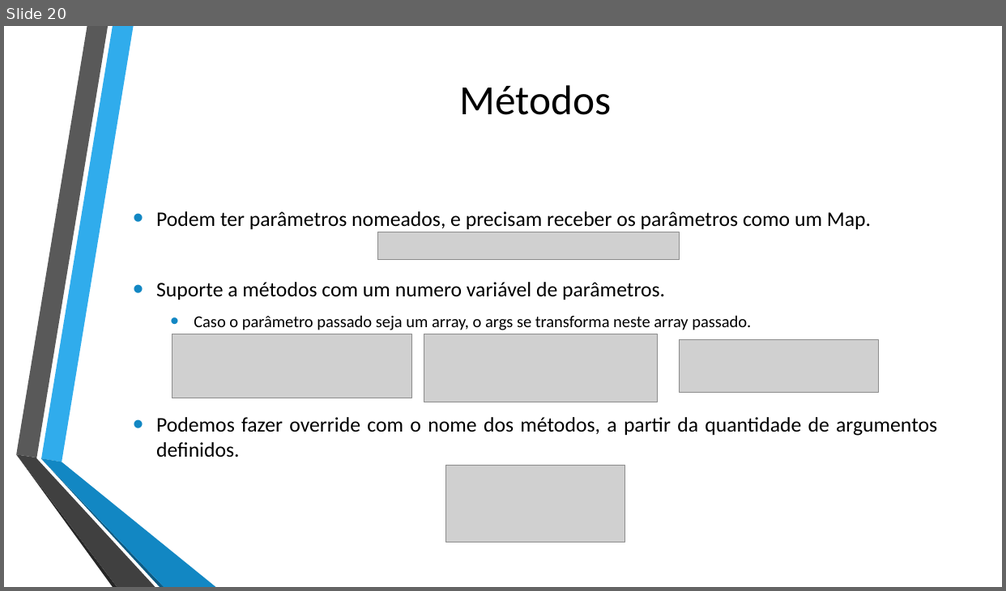
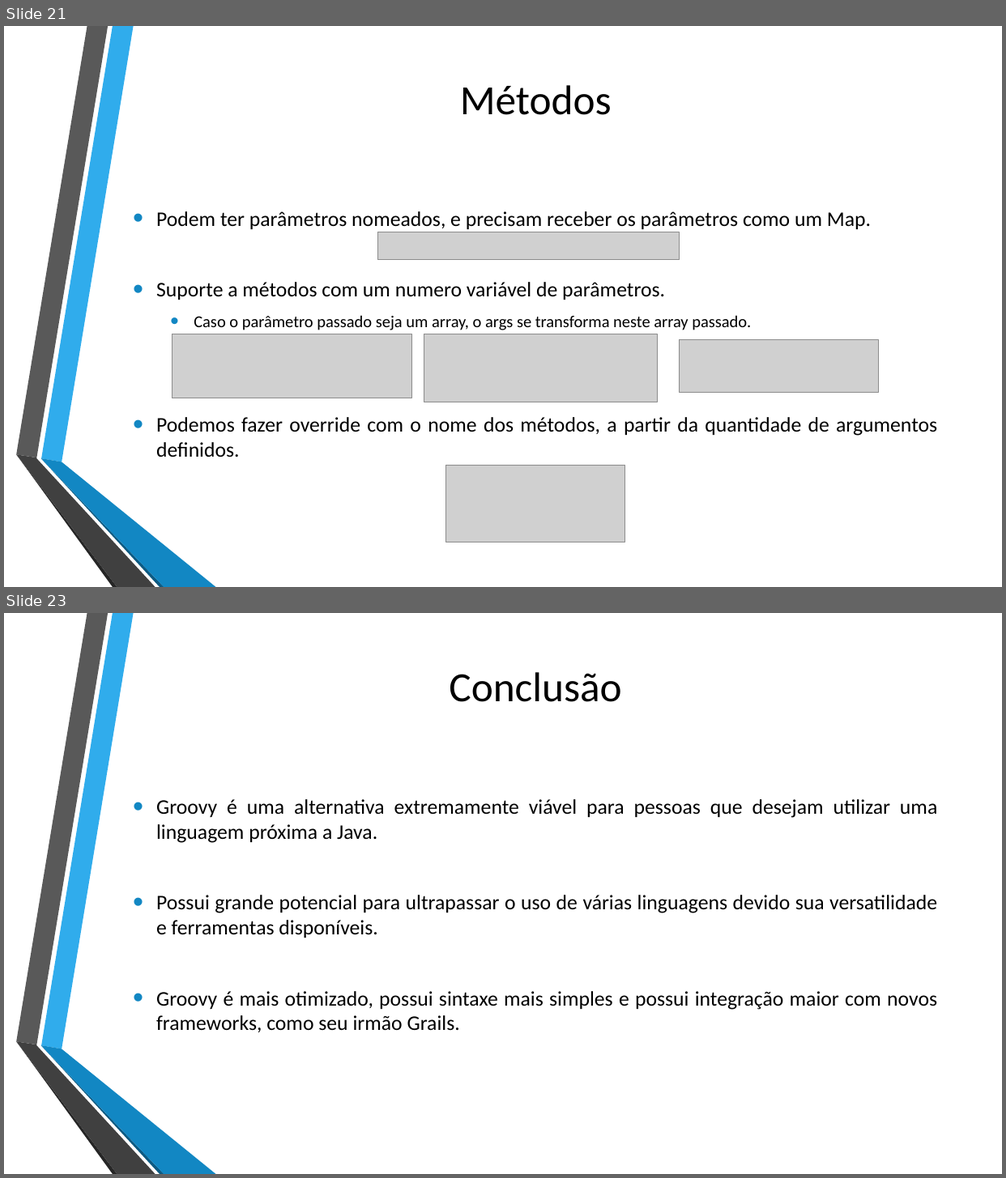
Before and after one commit to Sevzera/lp-cefet, a slide deck: Seminario/Apresentacao Groovy.pptx. Shown one above the other, each under a label of ours: slide 20 before the commit, slides 21 and 23 after it; the slides between them are not shown. The pictures are 1006x591 and 1006x1178 pixels, drawn with LibreOffice and Linux fonts; fonts in the diff are those of the drawing; grey boxes stand for pictures; background and template pictures are left out. Boxes give left, top, right and bottom in pixels: in the first picture for what was removed or moved away, otherwise in the second. Text is boxed around its words. In the diff, an @@ line names an element or a change of style, - is before the commit and + after.

```diff
--- a/Seminario/Apresentacao Groovy.pptx
+++ b/Seminario/Apresentacao Groovy.pptx
@@ slide 23 added at (4, 613, 1002, 1174), background picture (left out); not listed: 6 template elements that a slide beside it also shows @@
@@ title added at (449, 672, 621, 702), 40 pt, text #000000 @@
+Conclusão
@@ text added at (156, 799, 937, 1033), 20 pt, text #000000 @@
+• Groovy é uma alternativa extremamente viável para pessoas que desejam utilizar uma linguagem próxima a Java.
+• Possui grande potencial para ultrapassar o uso de várias linguagens devido sua versatilidade e ferramentas disponíveis.
+• Groovy é mais otimizado, possui sintaxe mais simples e possui integração maior com novos frameworks, como seu irmão Grails.
@@ what was slide 20 is now slide 21 @@
```
Also in this commit, not shown: 2 slides changed, 1 other slide added, 13 other files.
